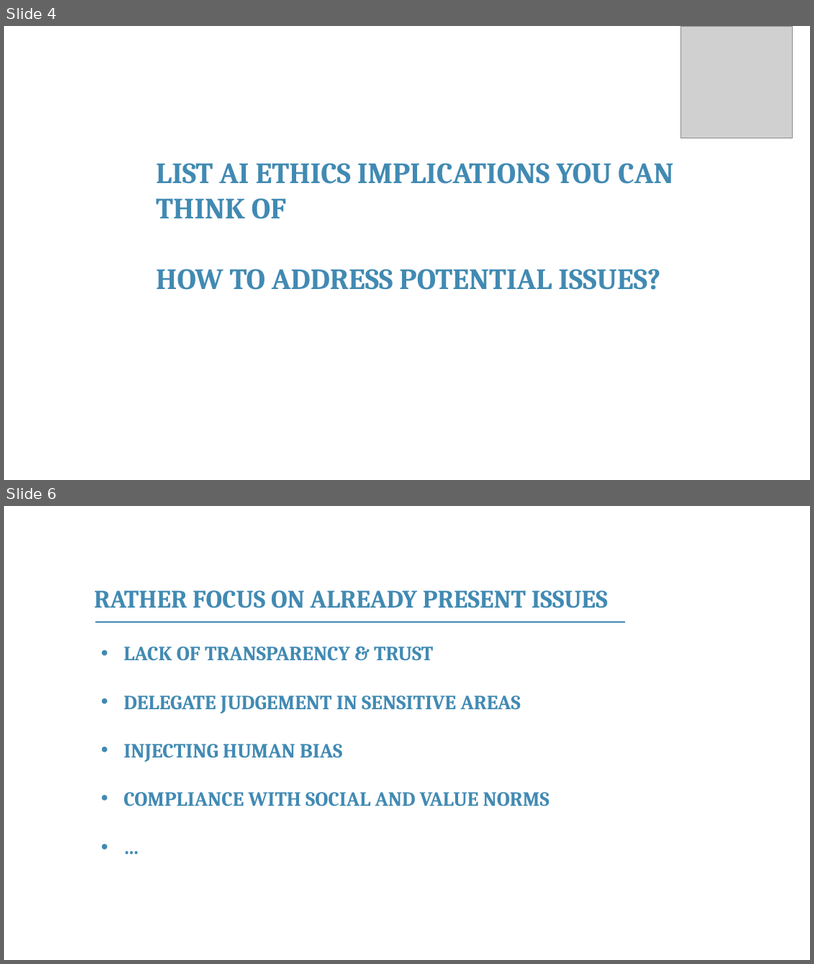
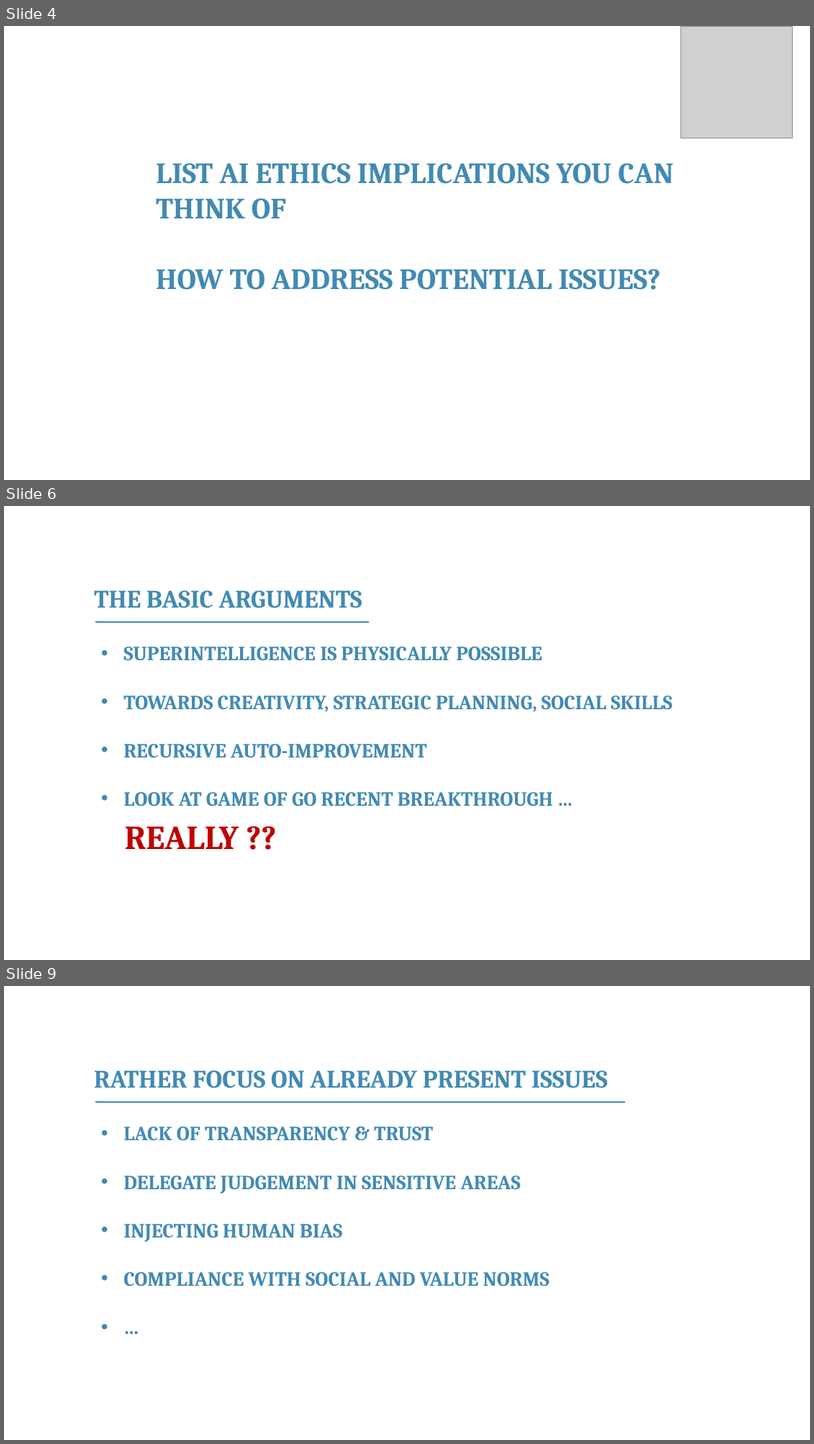
Before and after one commit to franckalbinet/itu-eaco-zanzibar-12-2018, a slide deck: presentations/session-6-ethics-of-ai.pptx. Shown one above the other, each under a label of ours: slides 4 and 6 before the commit, slides 4, 6 and 9 after it; the slides between them are not shown. The pictures are 814x964 and 814x1444 pixels, drawn with LibreOffice and Linux fonts; fonts in the diff are those of the drawing; grey boxes stand for pictures; background and template pictures are left out. Boxes give left, top, right and bottom in pixels: in the first picture for what was removed or moved away, otherwise in the second. Text is boxed around its words. In the diff, an @@ line names an element or a change of style, - is before the commit and + after.

Commit message:
ethics of AI improvement

```diff
--- a/presentations/session-6-ethics-of-ai.pptx
+++ b/presentations/session-6-ethics-of-ai.pptx
@@ slide 6 added at <box>4,506,810,960</box>, background #FFFFFF @@
@@ text added at <box>94,590,363,608</box>, 30 pt, text #418AB3, bold @@
+THE BASIC ARGUMENTS
@@ line added from (95, 622) to (369, 622), #418AB3 1 pt @@
@@ text added at <box>124,646,673,806</box>, 24 pt, text #418AB3, bold @@
+• SUPERINTELLIGENCE IS PHYSICALLY POSSIBLE
+• TOWARDS CREATIVITY, STRATEGIC PLANNING, SOCIAL SKILLS
+• RECURSIVE AUTO-IMPROVEMENT
+• LOOK AT GAME OF GO RECENT BREAKTHROUGH …
@@ text added at <box>125,826,239,849</box>, 40 pt, text #C00000, bold @@
+REALLY ??
@@ what was slide 6 is now slide 9 @@
```
Also in this commit, not shown: 2 slides changed, 2 other slides added, 4 other files.
